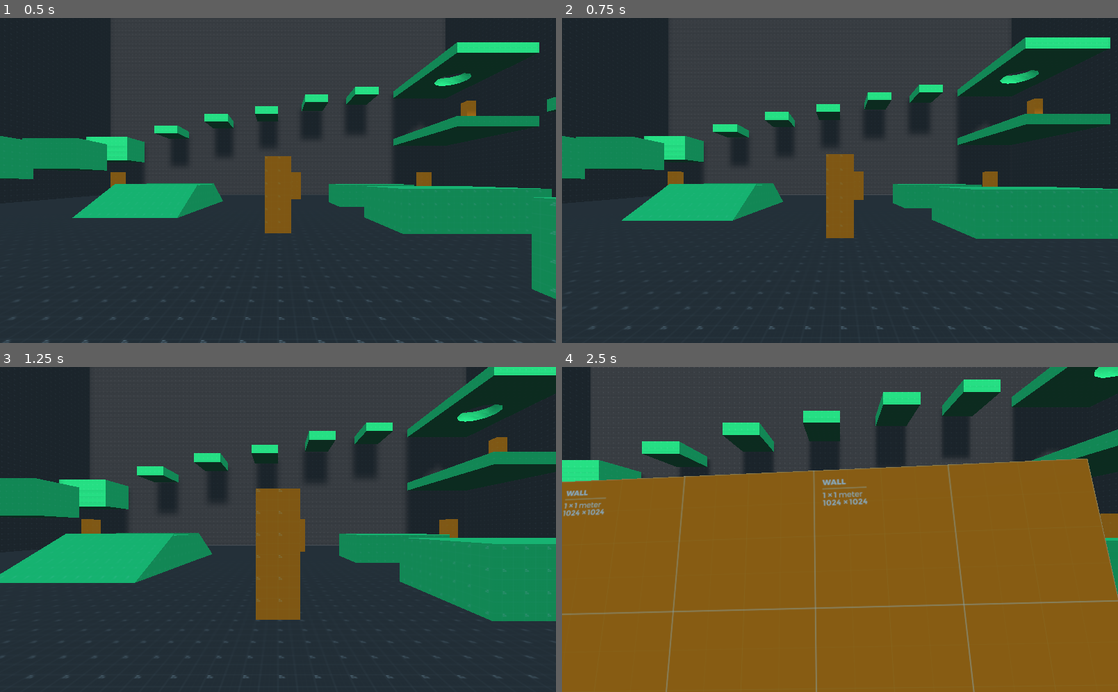
Above: before the commit, frames 1-4 (two rows, left to right).
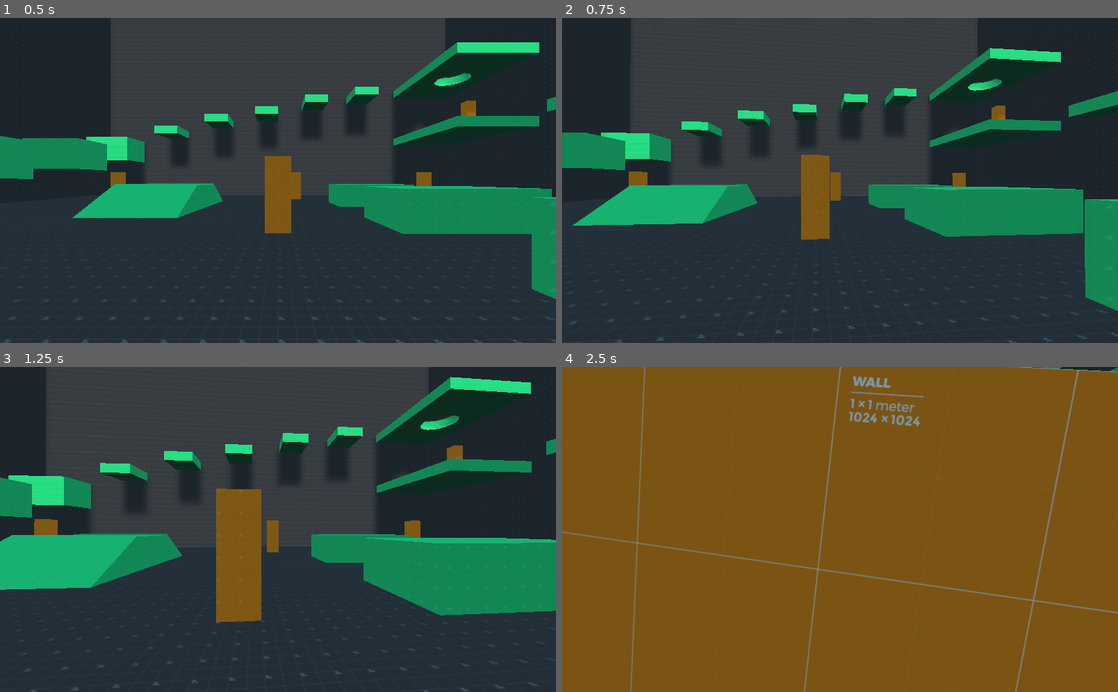
Above: after the commit, the same moments.

Repository: AlexZimmerBonjourAdrian/MiniGamesGodot
Game: Godot game, scene res://LevelTest/levels/game.tscn
Same seed, same stepped clock (60 frames per second), same inputs: the game is played once before the commit and once after it.
Inputs (mouse positions are in pixels of both pictures, inside the frame that each line leads up to):
- Up to frame 1 (0.5 s): no input
- Up to frame 2 (0.75 s): tap Enter at 0.5 s; move the mouse to (867, 180) at 0.52 s; press the mouse at (867, 180) at 0.53 s; hold W (move_forward) from 0.53 s (still down)
- Up to frame 3 (1.25 s): keep holding W (move_forward)
- Up to frame 4 (2.5 s): keep holding W (move_forward); move the mouse to (812, 529) at 1.27 s; release the mouse at (812, 529) at 1.28 s; click (812, 529) at 1.35 s; move the mouse to (851, 523) at 2.02 s; press the mouse at (851, 523) at 2.03 s

Frame 1 is identical in both runs. In frame 2, 21% of the frame differs, in the area x 0-100%, y 0-100%; in frame 3, 26%; in frame 4, 35%.

Commit message:
Camera Mouse Look

Diff:
--- a/ControllerCharacter3D/Player.gd
+++ b/ControllerCharacter3D/Player.gd
@@ -7,7 +7,7 @@
 export var jump_impulse = 20
 export var gravity = -40
 
-export var mouse_sensivilty = .1
+export var mouse_sensivility = .1
 export var controller_sensivility = 3
 
 var velocity = Vector3.ZERO
@@ -27,6 +27,9 @@
 		else:
 			Input.set_mouse_mode(Input.MOUSE_MODE_CAPTURED)
 
+	if event is InputEventMouseMotion and Input.get_mouse_mode() == Input.MOUSE_MODE_CAPTURED:
+		rotate_y(deg2rad(-event.relative.x * mouse_sensivility ))
+		head.rotate_x(deg2rad(-event.relative.y * mouse_sensivility))
 func _physics_process(delta):
 	 var input_vector = get_input_vector()
 	 var direction = get_direction(input_vector)
